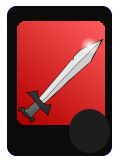
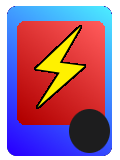
Before/after of a 120×160 layered artwork. What changed in the layer stack:
added layer "Thunder2.png" above "ThunderFrame" over [35, 26, 85, 108]
added layer "ThunderFrame" above "Fire.png" over [34, 25, 86, 109]
hid "Sword.png" over [18, 37, 104, 123]
hid "カード枠 コピー" over [7, 6, 112, 156]
showed "カード枠" over [7, 6, 112, 156]